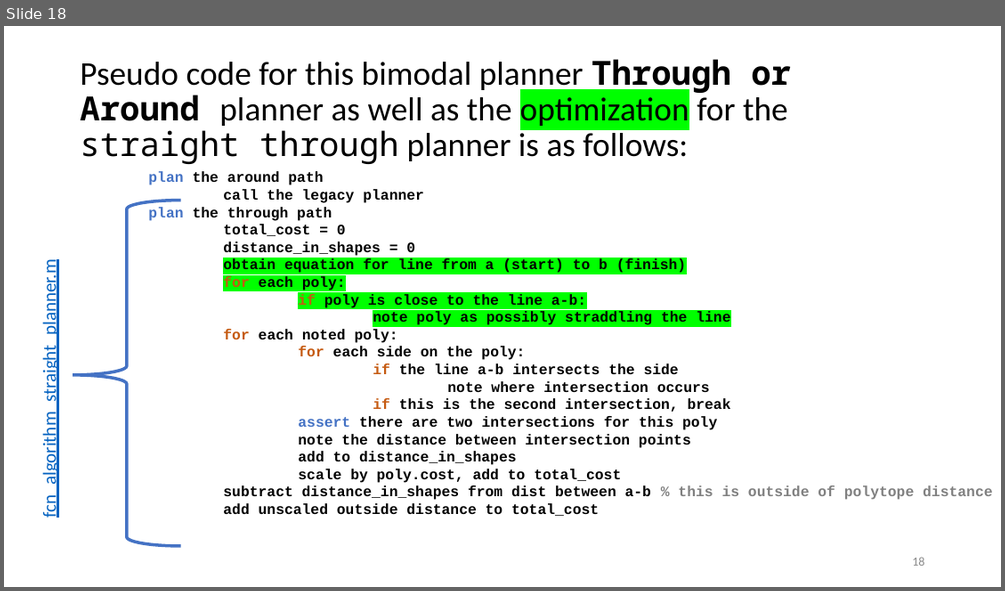
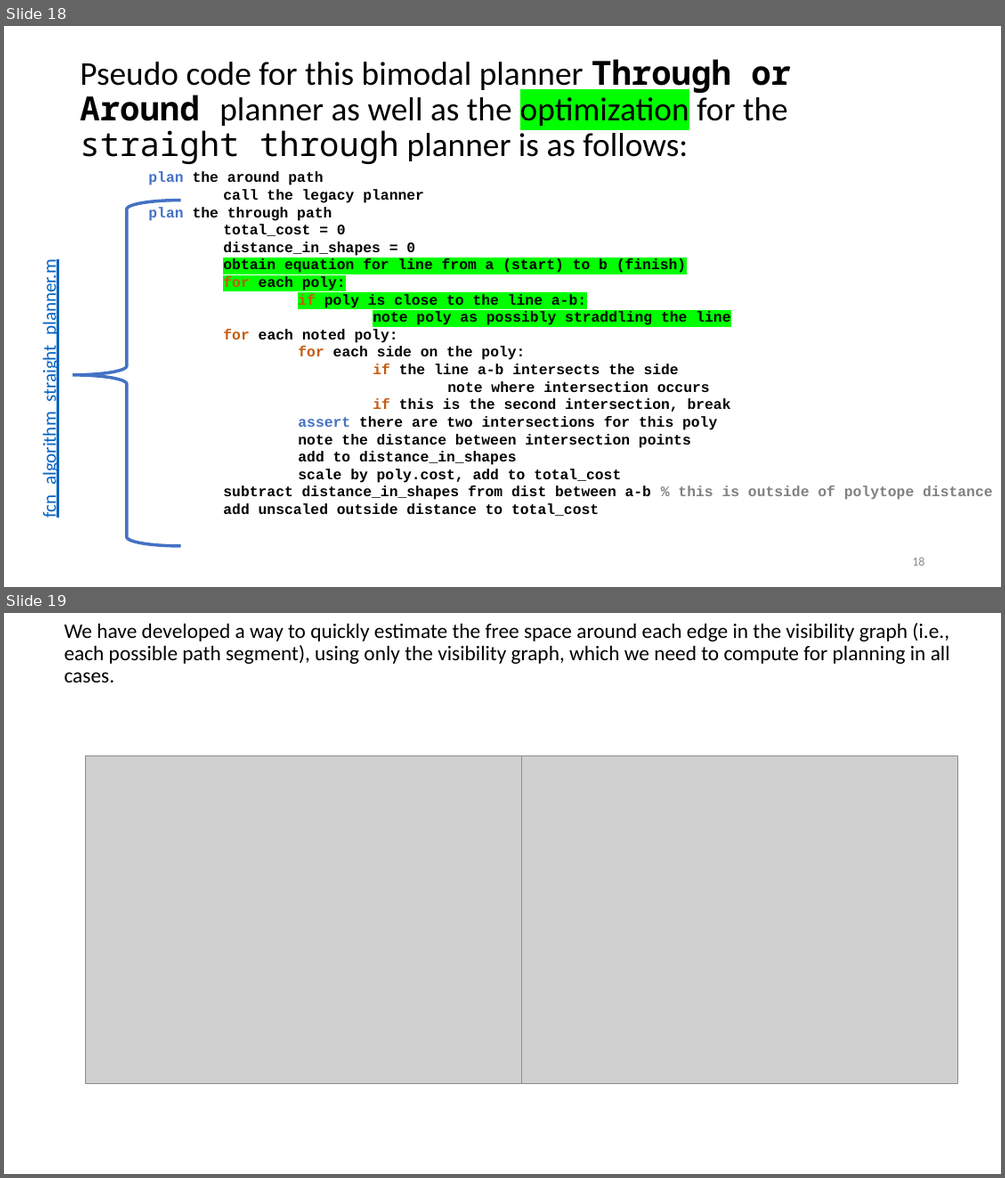
Before and after one commit to ivsg-psu/PathPlanning_GridFreePathPlanners_BoundedAStar, a slide deck: Documentation/bounded_astar_documentation.pptx. Shown one above the other, each under a label of ours: slide 18 before the commit, slides 18 and 19 after it. The pictures are 1005x591 and 1005x1178 pixels, drawn with LibreOffice and Linux fonts; fonts in the diff are those of the drawing; grey boxes stand for pictures. Boxes give left, top, right and bottom in pixels: in the first picture for what was removed or moved away, otherwise in the second. Text is boxed around its words. In the diff, an @@ line names an element or a change of style, - is before the commit and + after.

```diff
--- a/Documentation/bounded_astar_documentation.pptx
+++ b/Documentation/bounded_astar_documentation.pptx
@@ slide 19 added at bbox=[4, 613, 1001, 1174], background #FFFFFF @@
@@ title added at bbox=[65, 623, 950, 682], 20 pt, text #000000 @@
+We have developed a way to quickly estimate the free space around each edge in the visibility graph (i.e., each possible path segment), using only the visibility graph, which we need to compute for planning in all cases.
@@ picture added at bbox=[86, 755, 521, 1083] @@
@@ picture added at bbox=[521, 755, 957, 1083] @@
```
Also in this commit, not shown: 7 other slides added, 2 other files.
